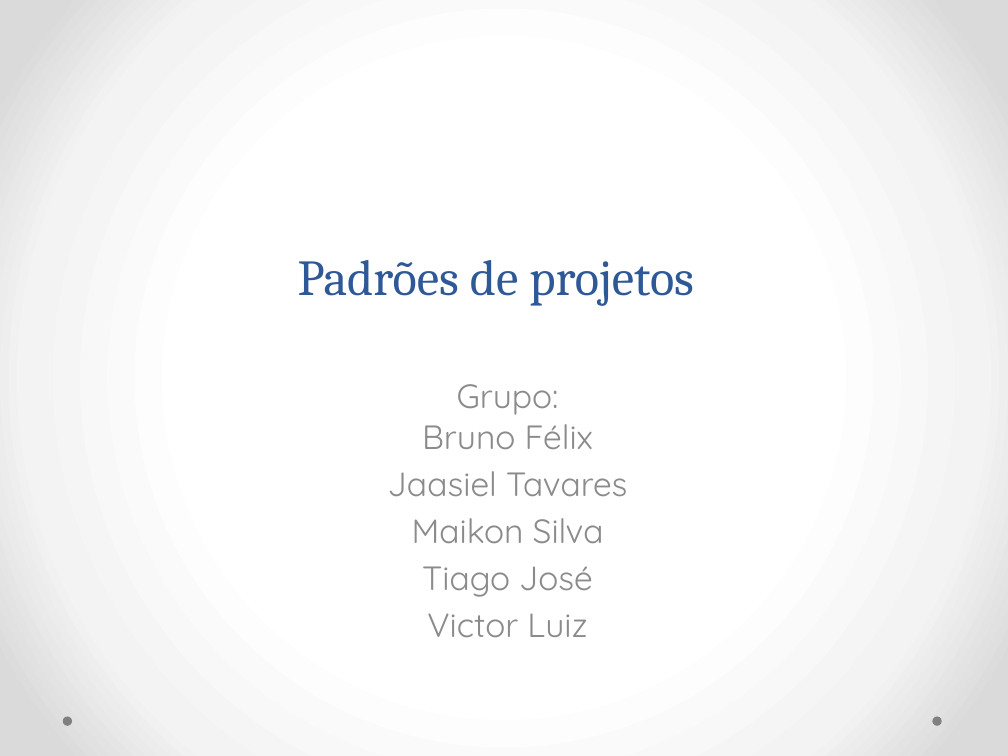
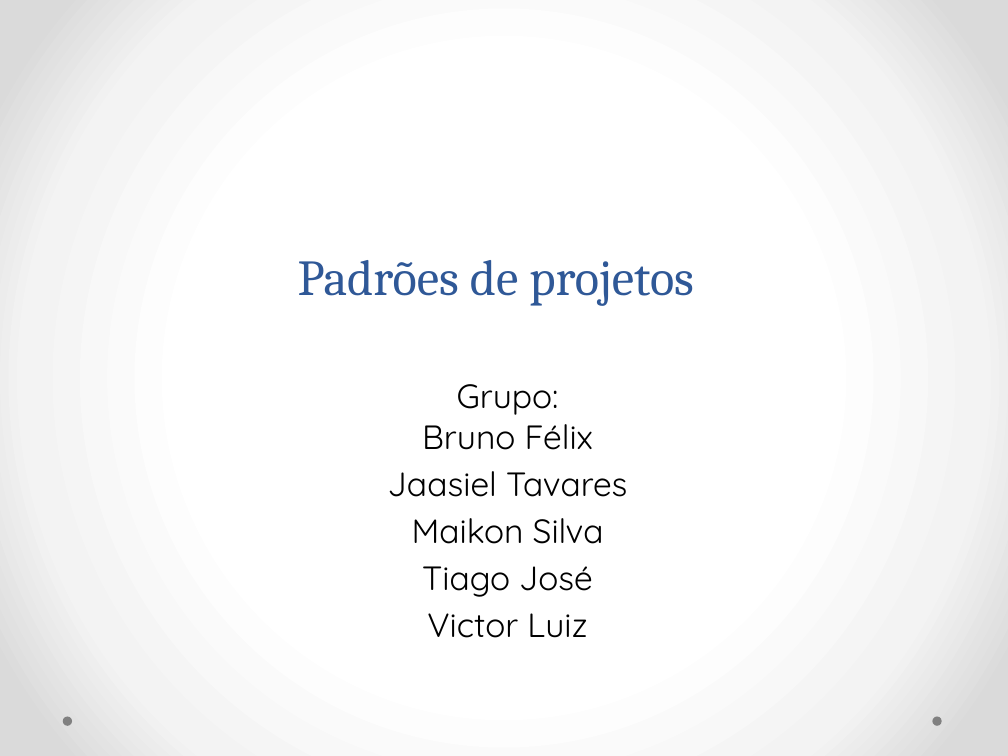
Before and after one commit to BrunoFelix/Restoran, a slide deck: slide 1 of Docs/Apresentação Padrões de Projetos.pptx. Drawn at 1008x756 pixels with LibreOffice and Linux fonts; fonts in the diff are those of the drawing. Boxes give left, top, right and bottom in pixels: in the first picture for what was removed or moved away, otherwise in the second. Text is boxed around its words. In the diff, an @@ line names an element or a change of style, - is before the commit and + after.

Commit message:
Ajuste na Apresentação de Padrão de Projetos

```diff
--- a/Docs/Apresentação Padrões de Projetos.pptx
+++ b/Docs/Apresentação Padrões de Projetos.pptx
@@ subtitle "Grupo: Bruno Félix" at box(388, 384, 627, 638): text colour #8C8C8C to #000000 @@
```
Also in this commit, not shown: 8 other slides changed, 27 slides added, 7 slides removed, 1 other file.
